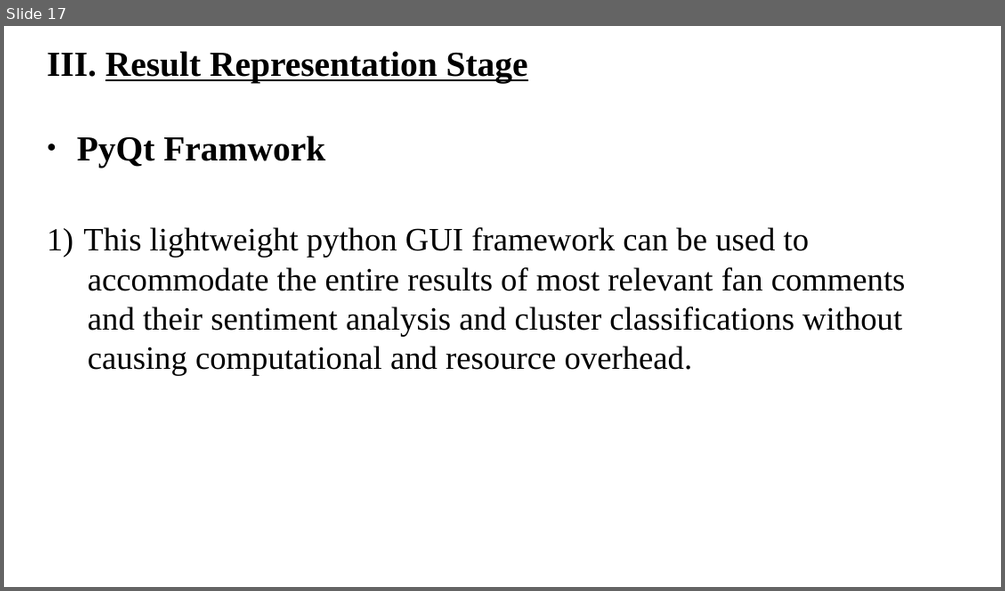
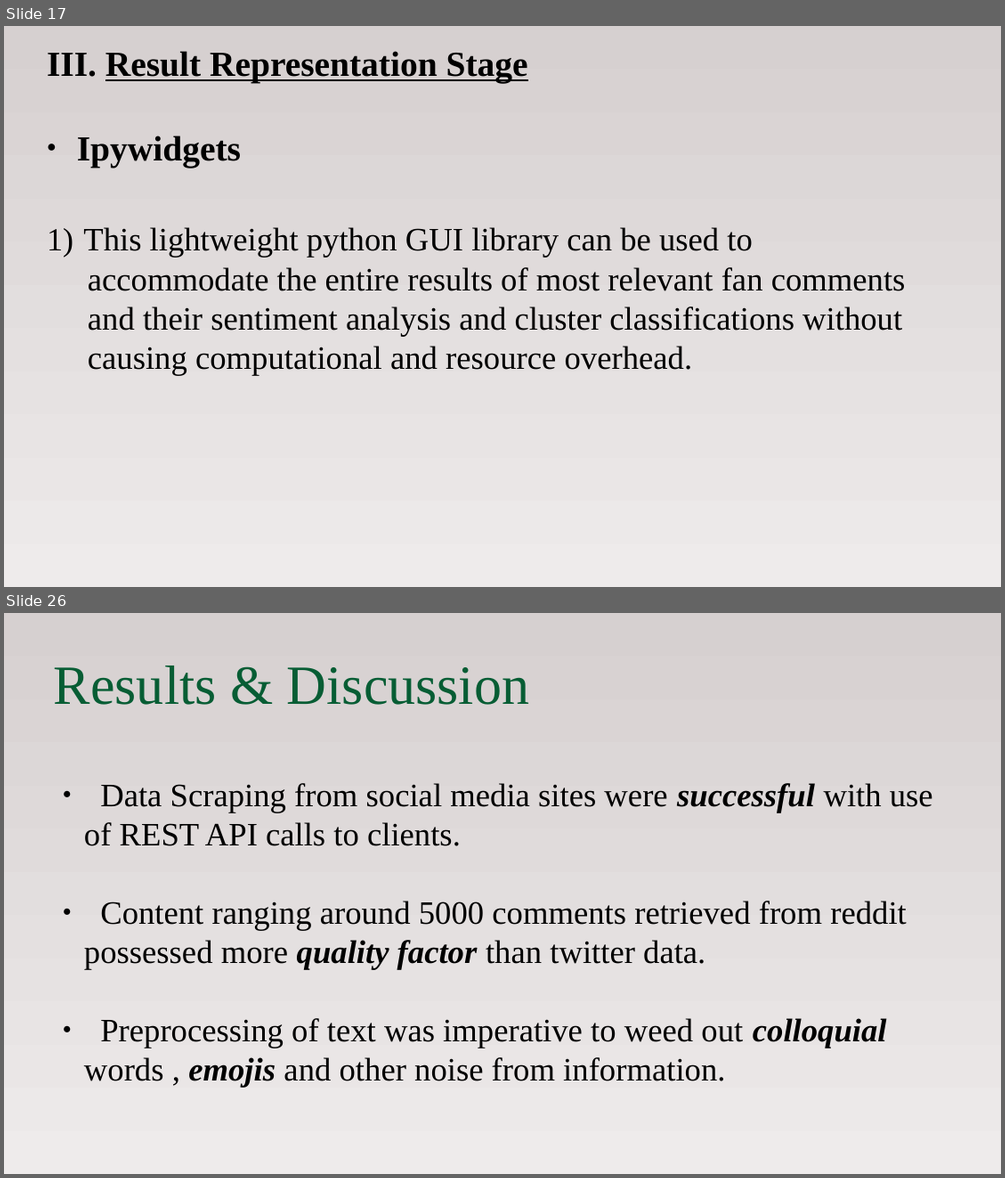
Before and after one commit to alfinwilliam/Sports-Match-Analysis-using-Social-Media-Mining, a slide deck: docs/projectppt.odp. Shown one above the other, each under a label of ours: slide 17 before the commit, slides 17 and 26 after it; the slides between them are not shown. The pictures are 1005x591 and 1005x1178 pixels, drawn with LibreOffice and Linux fonts; fonts in the diff are those of the drawing. Boxes give left, top, right and bottom in pixels: in the first picture for what was removed or moved away, otherwise in the second. Text is boxed around its words. In the diff, an @@ line names an element or a change of style, - is before the commit and + after.

```diff
--- a/docs/projectppt.odp
+++ b/docs/projectppt.odp
@@ slide 26 added at bbox=[4, 613, 1001, 1174], background gradient #D6D0D0 to #EEEBEB @@
@@ title added at bbox=[54, 666, 529, 705], 44 pt, text #075D34 @@
+Results & Discussion
@@ text added at bbox=[84, 783, 933, 1087], 26 pt, text #000000 @@
+● Data Scraping from social media sites were successful with use of REST API calls to clients.
+● Content ranging around 5000 comments retrieved from reddit possessed more quality factor than twitter data.
+● Preprocessing of text was imperative to weed out colloquial words , emojis and other noise from information.
@@ slide 17 changed as well @@
@@ background #FFFFFF to gradient #D6D0D0 to #EEEBEB @@
@@ subtitle at bbox=[77, 135, 752, 257]: text changed @@
-● PyQt Framwork
-1) This lightweight python GUI framework can be used to
+● Ipywidgets
+1) This lightweight python GUI library can be used to
```
Also in this commit, not shown: 14 other slides changed, 12 other slides added, 6 slides removed.
